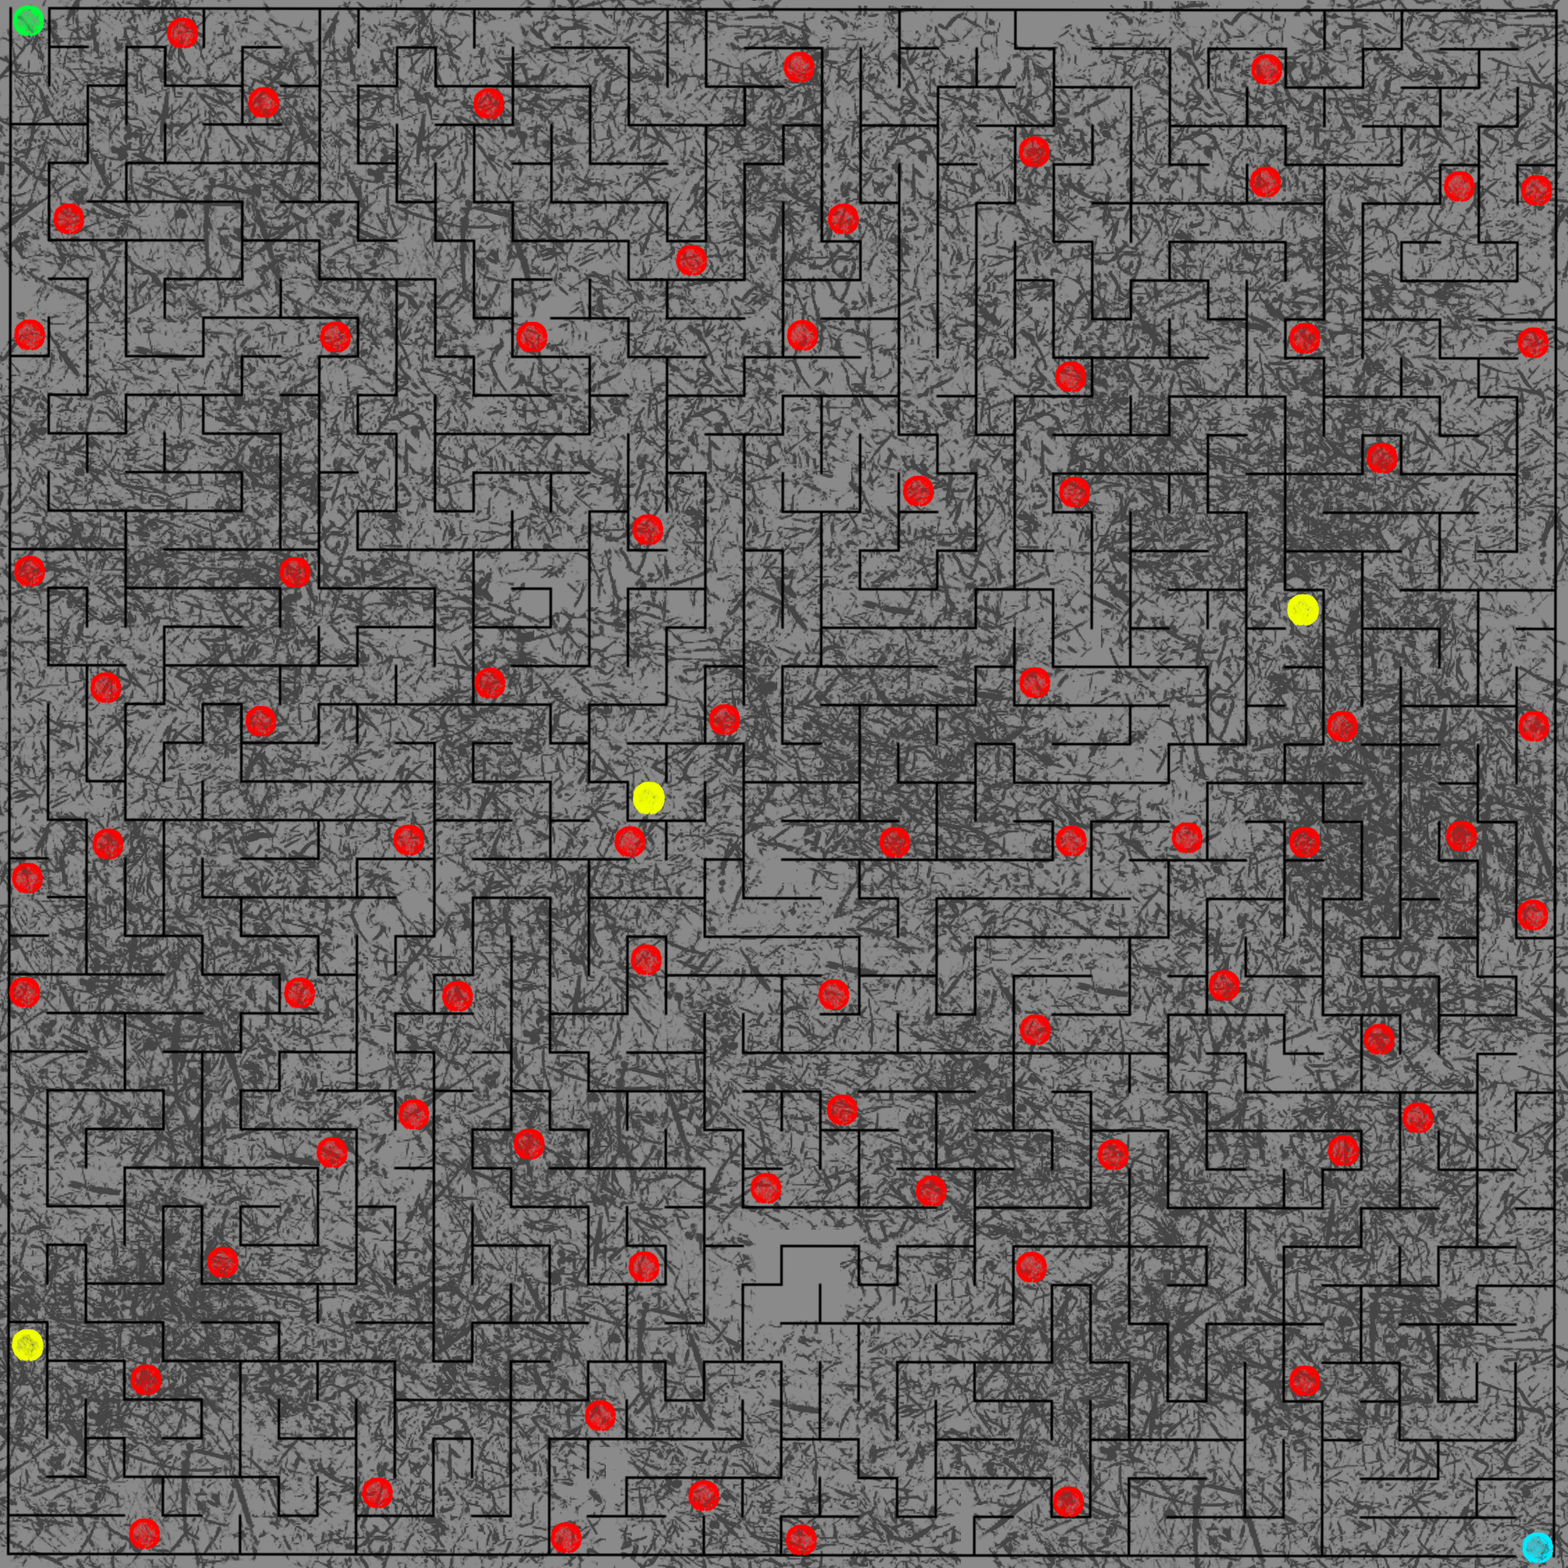
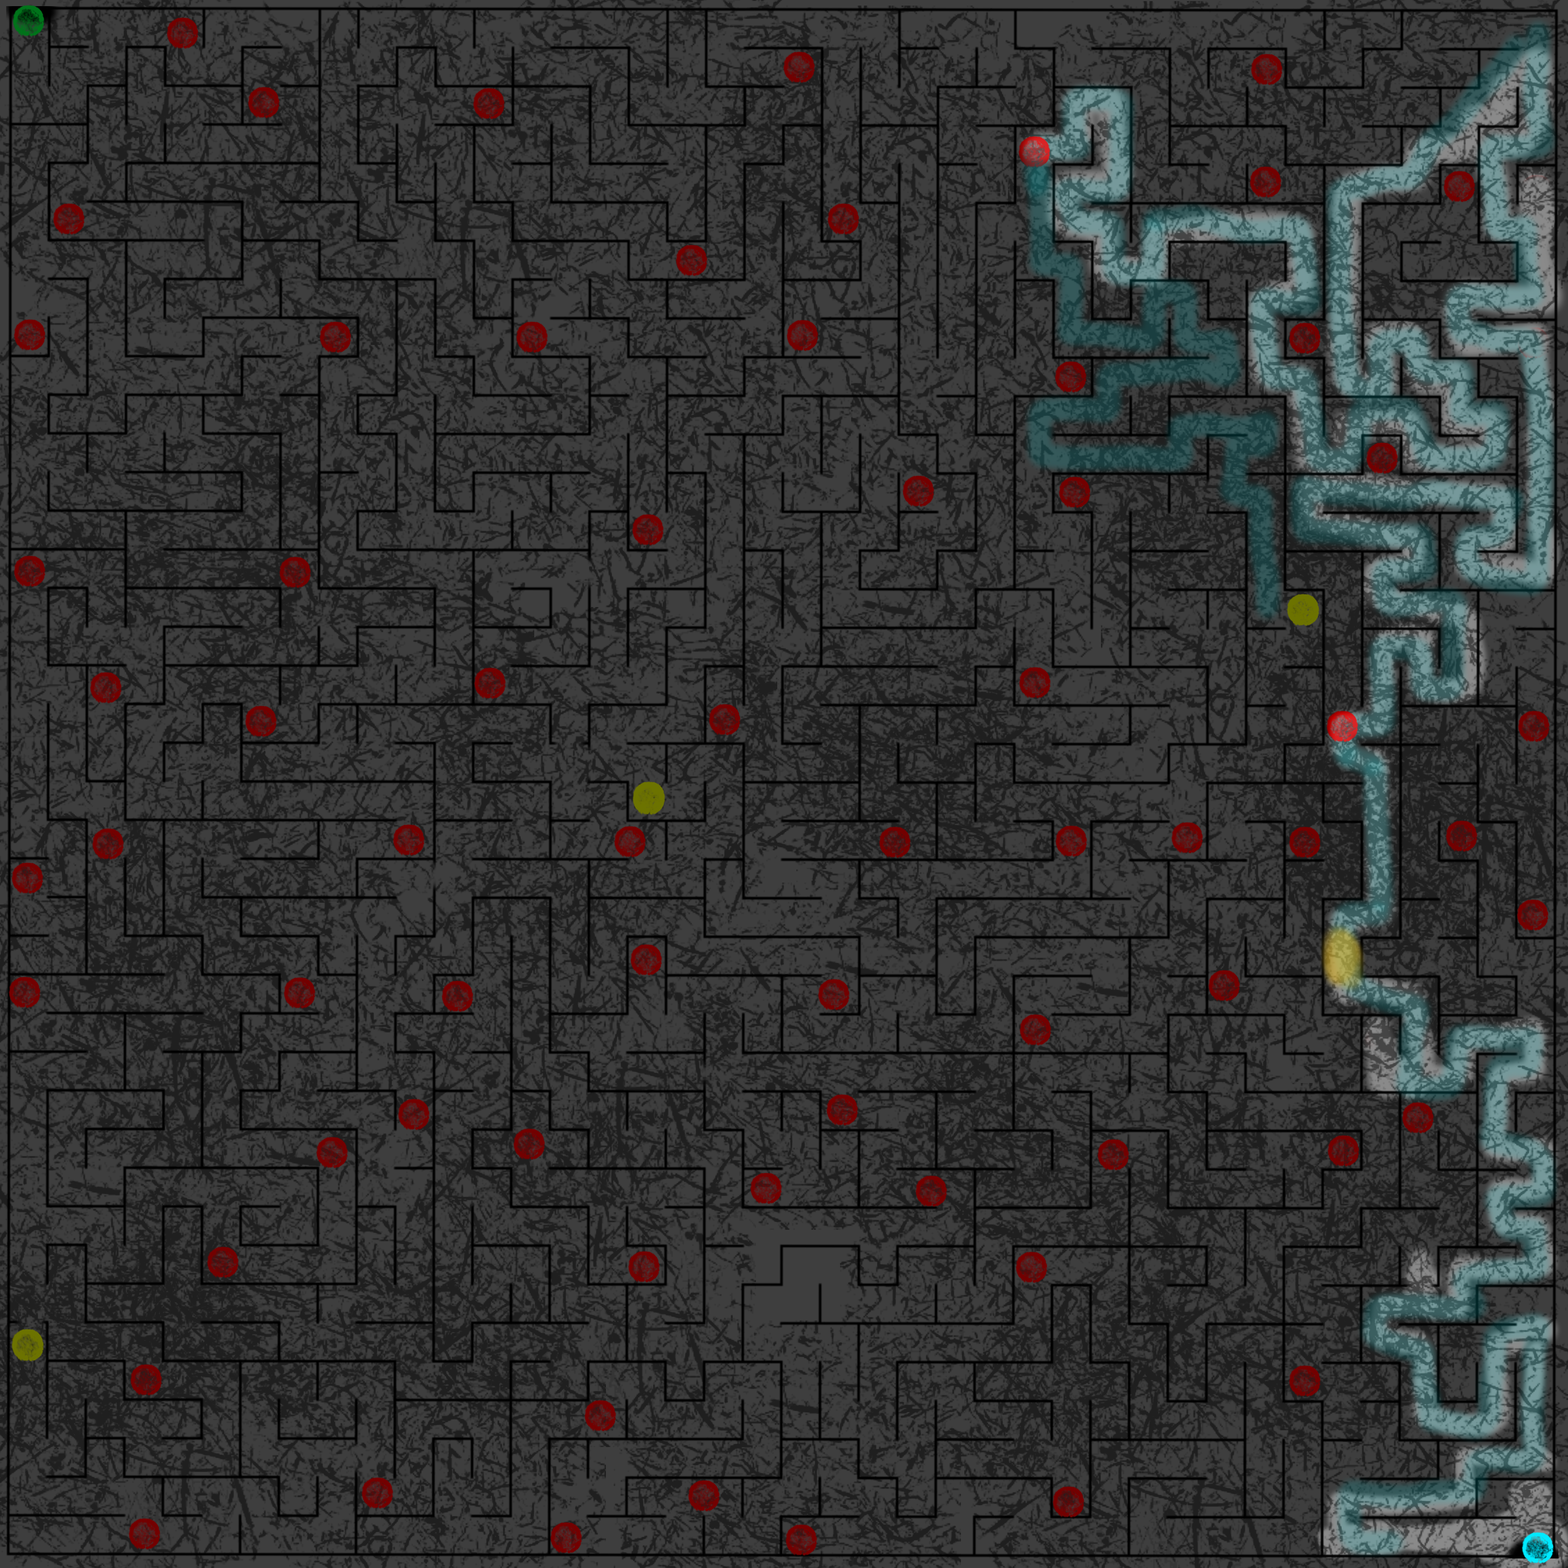
Revision of a layered (1568, 1568) image; what changed, layer by layer:
added layer "bridge" above "trace_1" over [left=1318, top=920, right=1368, bottom=996]
added layer "trace_1" (47%) above "darkness" over [left=1017, top=14, right=1562, bottom=1560]
showed "darkness", opacity 100% → 55%, painted on it over [left=0, top=0, right=1568, bottom=1568]
painted on "monsters" over [left=1363, top=174, right=1553, bottom=1056]
painted on "maze(2).png" over [left=6, top=6, right=1559, bottom=1559]